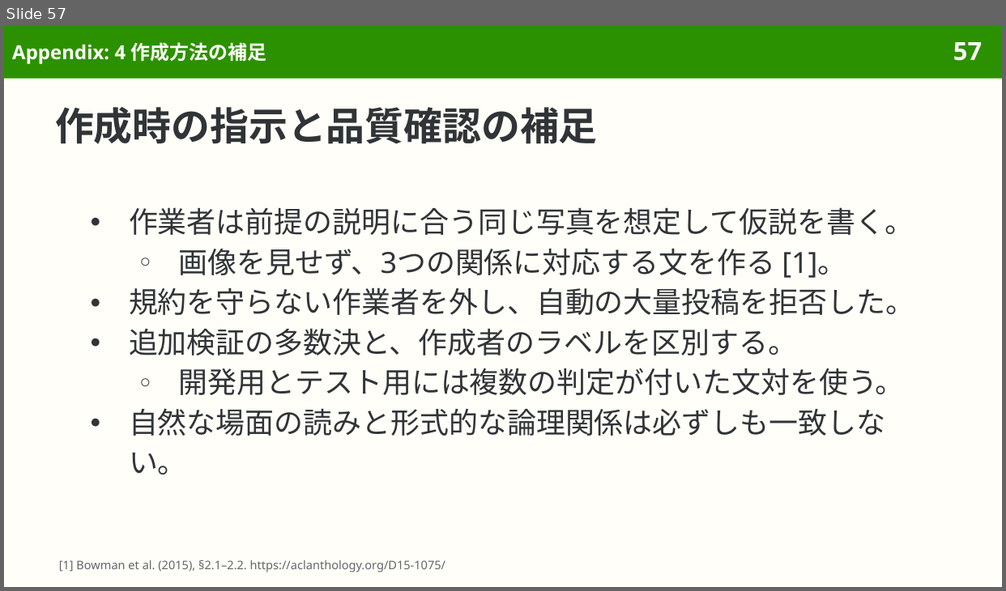
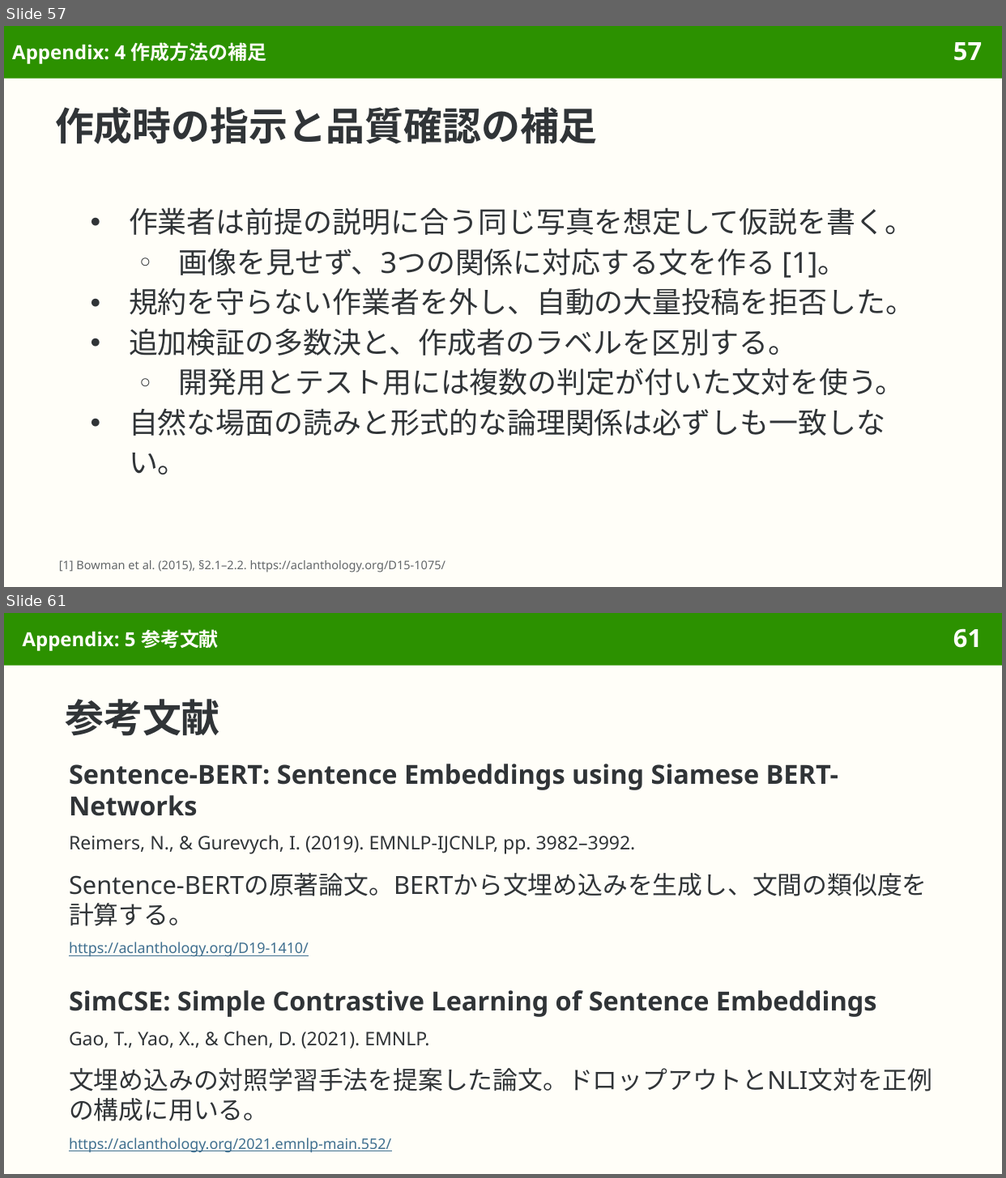
Before and after one commit to sasakiy84/datasets-in-10-minutes, a slide deck: slides/datasets-in-10-minutes-snli.pptx. Shown one above the other, each under a label of ours: slide 57 before the commit, slides 57 and 61 after it; the slides between them are not shown. The pictures are 1006x591 and 1006x1178 pixels, drawn with LibreOffice and Linux fonts; fonts in the diff are those of the drawing. Boxes give left, top, right and bottom in pixels: in the first picture for what was removed or moved away, otherwise in the second. Text is boxed around its words. In the diff, an @@ line names an element or a change of style, - is before the commit and + after.

```diff
--- a/slides/datasets-in-10-minutes-snli.pptx
+++ b/slides/datasets-in-10-minutes-snli.pptx
@@ slide 61 added at (4,613,1002,1174), background #FFFEF8; not listed: 2 template elements that a slide beside it also shows @@
@@ title added at (23,629,219,651), 14 pt, text #FFFEF8, bold @@
+Appendix: 5 参考文献
@@ title added at (65,699,219,736), 28 pt, text #303437, bold @@
+参考文献
@@ text added at (69,764,838,816), 19 pt, text #303437, bold @@
+Sentence-BERT: Sentence Embeddings using Siamese BERT-Networks
@@ text added at (69,835,636,854), 13.5 pt, text #303437 @@
+Reimers, N., & Gurevych, I. (2019). EMNLP-IJCNLP, pp. 3982–3992.
@@ text added at (69,873,927,926), 18 pt, text #303437 @@
+Sentence-BERTの原著論文。BERTから文埋め込みを生成し、文間の類似度を計算する。
@@ text added at (69,942,309,957), 10.5 pt, text #3F6F8F, underline @@
+https://aclanthology.org/D19-1410/
@@ text added at (69,990,877,1017), 19 pt, text #303437, bold @@
+SimCSE: Simple Contrastive Learning of Sentence Embeddings
@@ text added at (69,1031,429,1049), 13.5 pt, text #303437 @@
+Gao, T., Yao, X., & Chen, D. (2021). EMNLP.
@@ text added at (69,1068,932,1122), 18 pt, text #303437 @@
+文埋め込みの対照学習手法を提案した論文。ドロップアウトとNLI文対を正例の構成に用いる。
@@ text added at (69,1138,391,1153), 10.5 pt, text #3F6F8F, underline @@
+https://aclanthology.org/2021.emnlp-main.552/
```
Also in this commit, not shown: 6 other slides added, 3 slides removed, 10 other files.
